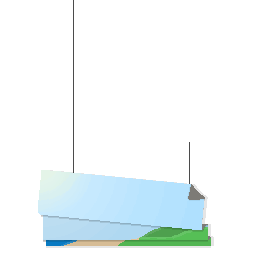
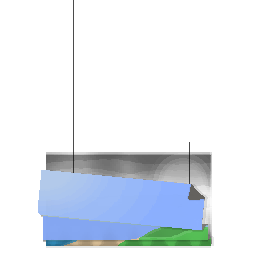
Layered file, before and after one edit (256×256). Changes by layer:
added layer "Layer 3" above "Dark2" over [46, 194, 212, 246]
added layer "Layer 6" (50%) above "Layer 1 copy 2" over [38, 170, 162, 225]
added layer "Layer 1 copy 2" above "Layer 1 copy" over [38, 170, 211, 246]
painted on "Layer 1 copy" over [188, 184, 205, 200]
added layer "Layer 5 copy" (80%) above "Layer 5" over [44, 152, 212, 246]
added layer "Layer 5" (80%) above "Layer 2" over [44, 152, 212, 246]
